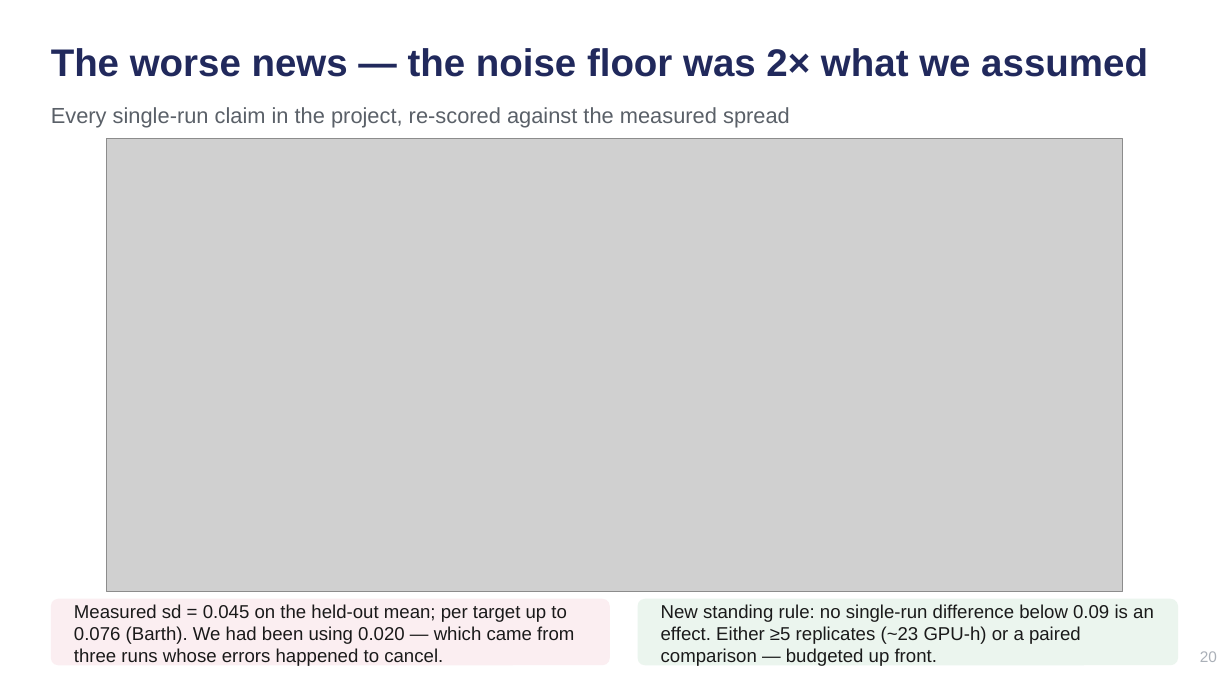
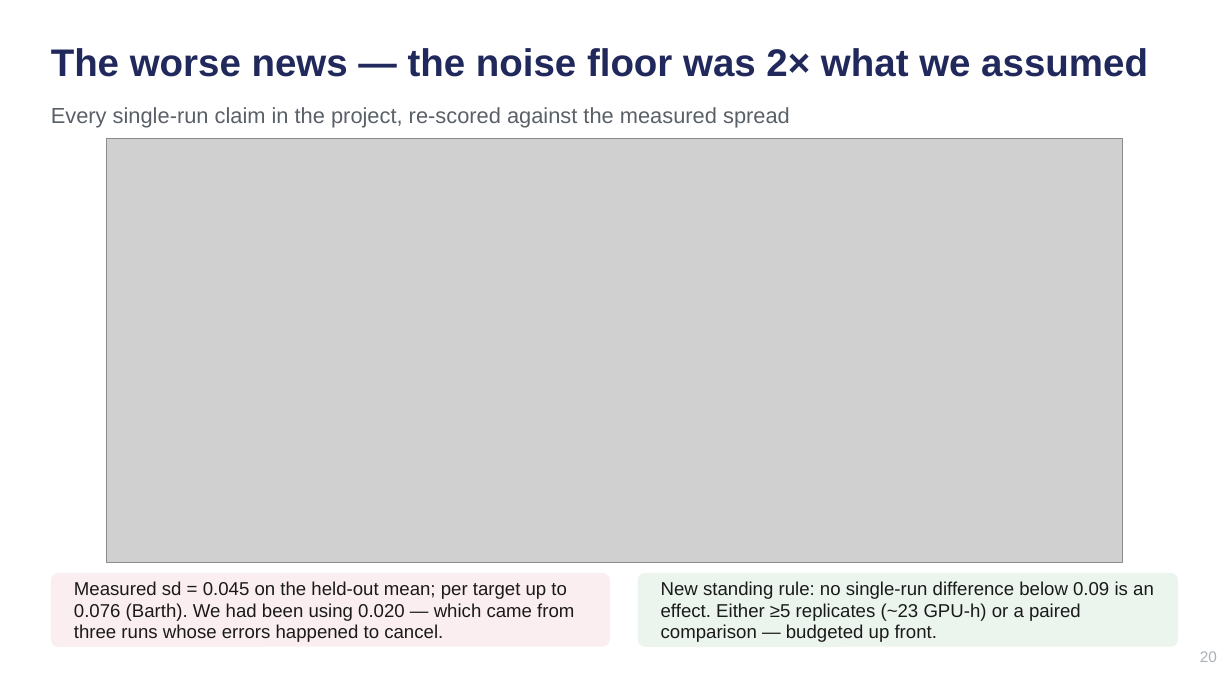
Before and after one commit to rama21094/NMR-Metabolomics-Foundational-Model, a slide deck: slide 20 of docs/Group_Meeting_2026-08-10.pptx. Drawn at 1232x693 pixels with LibreOffice and Linux fonts; fonts in the diff are those of the drawing; grey boxes stand for pictures. Boxes give left, top, right and bottom in pixels: in the first picture for what was removed or moved away, otherwise in the second. Text is boxed around its words. In the diff, an @@ line names an element or a change of style, - is before the commit and + after.

```diff
--- a/docs/Group_Meeting_2026-08-10.pptx
+++ b/docs/Group_Meeting_2026-08-10.pptx
@@ picture: place and size @@
-picture at bbox=[106, 139, 1123, 592]
+picture at bbox=[107, 139, 1123, 563]
@@ rounded rectangle: place and size @@
-rounded rectangle at bbox=[51, 599, 610, 665]
+rounded rectangle at bbox=[51, 573, 610, 647]
@@ rounded rectangle at bbox=[51, 573, 610, 647]: proportions changed @@
@@ text "Measured sd = 0.045 on ...": place and size @@
-text "Measured sd = 0.045 on ..." at bbox=[74, 604, 574, 666]
+text "Measured sd = 0.045 on ..." at bbox=[74, 581, 574, 642]
@@ rounded rectangle at bbox=[638, 573, 1178, 647]: proportions changed @@
@@ rounded rectangle: place and size @@
-rounded rectangle at bbox=[638, 599, 1178, 665]
+rounded rectangle at bbox=[638, 573, 1178, 647]
@@ text "New standing rule: no single-run ...": place and size @@
-text "New standing rule: no single-run ..." at bbox=[661, 604, 1154, 666]
+text "New standing rule: no single-run ..." at bbox=[661, 581, 1154, 642]
```
Also in this commit, not shown: 11 other slides changed, 8 other files.
